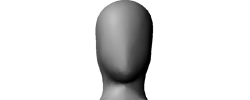
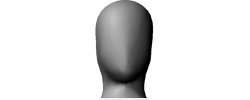
The second (250, 100) image is a revision of the first. Changes to its layers:
added layer "Form 1" above "Ebene 1" over 100, 98, 148, 100
